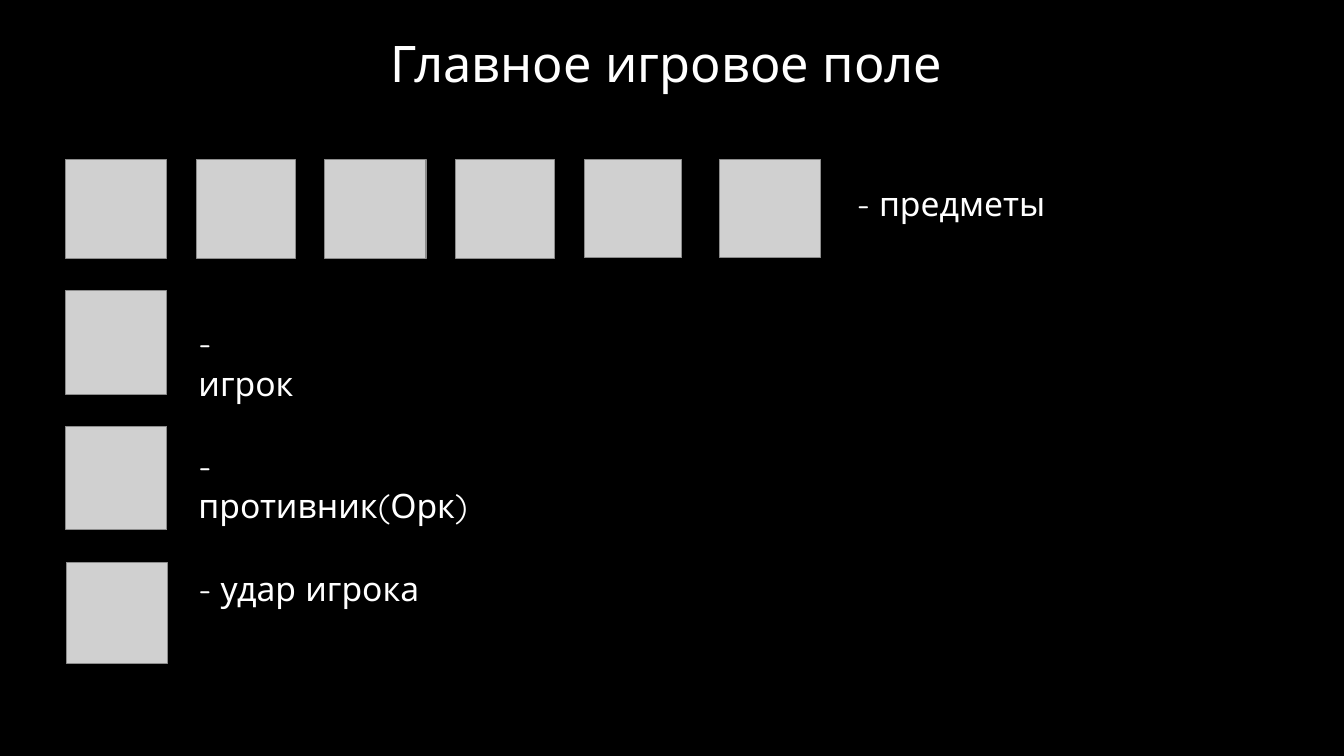
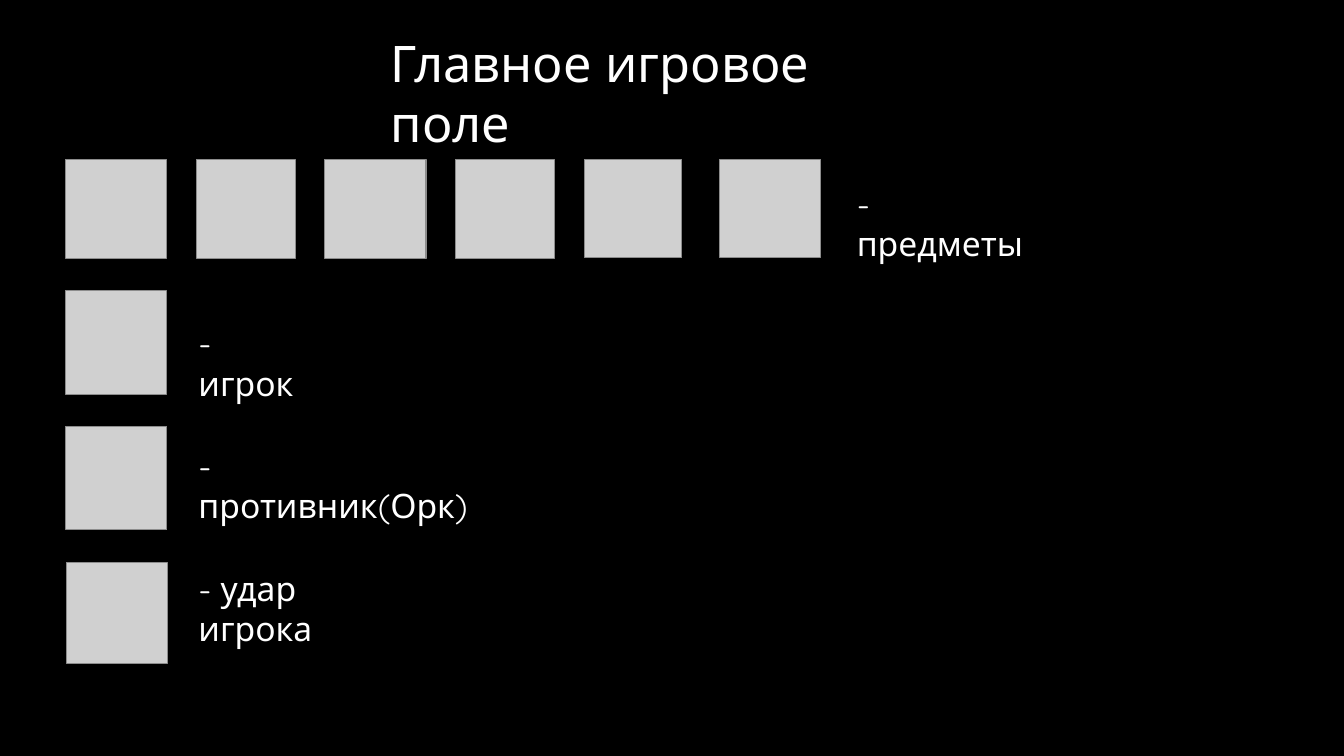
Before and after one commit to Lairty/Kvo-v2, a slide deck: slide 4 of Аннотация к работе.pptx. Drawn at 1344x756 pixels with LibreOffice and Linux fonts; fonts in the diff are those of the drawing; grey boxes stand for pictures; background and template pictures are left out. Boxes give left, top, right and bottom in pixels: in the first picture for what was removed or moved away, otherwise in the second. Text is boxed around its words. In the diff, an @@ line names an element or a change of style, - is before the commit and + after.

```diff
--- a/Аннотация к работе.pptx
+++ b/Аннотация к работе.pptx
@@ text "Главное игровое поле" rewrapped from [391,46,942,94] to [391,46,809,143] @@
@@ text "- предметы": place and size @@
-text "- предметы" at [879,197,1045,224]
+text "- предметы" at [857,237,1023,264]
@@ text "- удар игрока" rewrapped from [221,582,419,609] to [198,582,312,649] @@
```
Also in this commit, not shown: 9 other slides changed, 1 slide added, 1 slide removed.
